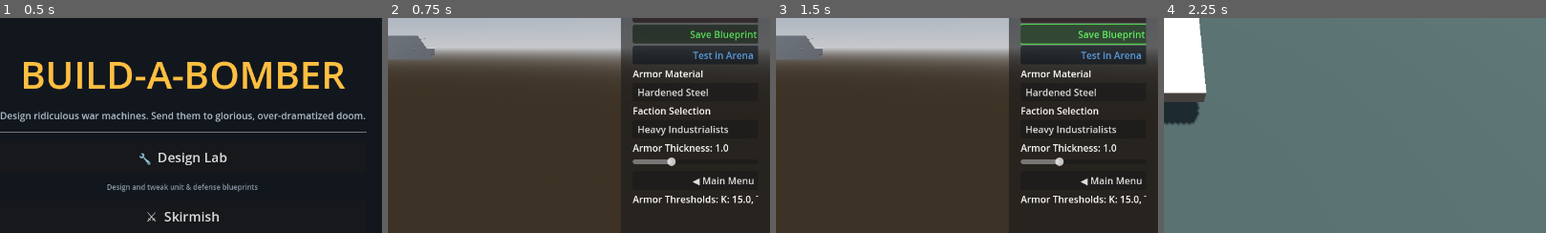
Above: before the commit, frames 1-4 (left to right).
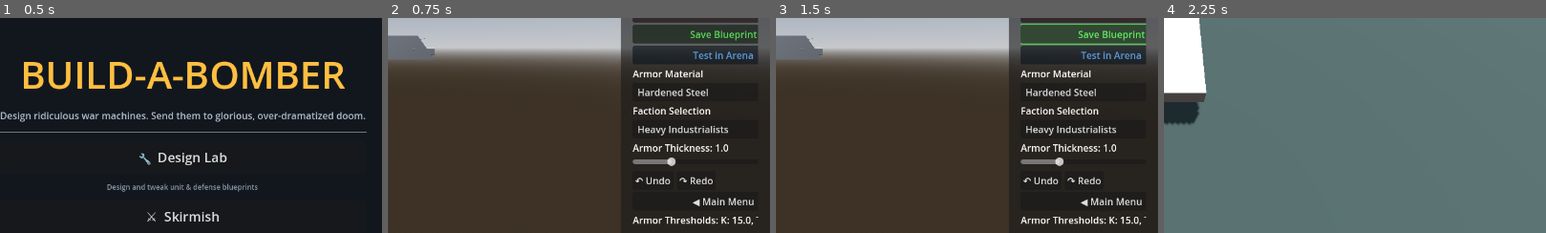
Above: after the commit, the same moments.

Repository: bobcatchris15-eng/Build-A-Bomber
Game: Godot game, scene res://scenes/MainMenu.tscn
The game is run twice, just before and just after one commit, with the same random seed, the same clock (stepped at 60 frames per second) and the same inputs.
Inputs:
- Up to frame 1 (0.5 s): no input
- Up to frame 2 (0.75 s): click "🔧 Design Lab" at 0.5 s
- Up to frame 3 (1.5 s): click "Save Blueprint" at 1.25 s
- Up to frame 4 (2.25 s): click "Test in Arena" at 2 s
The pictures show only the part of the screen within x 50-100%, y 43-93%; the shares and areas given below are measured in that part.

Frame 1 is identical in both runs. In frame 2, 1.8% of the frame differs, in the area x 64-97%, y 73-97%; in frame 3, 1.8%; in frame 4, nothing differs.

Commit message:
Monday: implement Undo/Redo (documented in Design_Lab_UI_UX.md, previously nonexistent)
- blueprint_manager.gd: extract serialize_hull() from save_blueprint() for reuse
- module_placer.gd: snapshot-based undo/redo stack, capped at 50, pushed at the
  start of each mutating action (placement/deletion/rotation/drag/tweak/armor/
  faction) so one undo = one user action
- Ctrl+Z / Ctrl+Y keybindings + Undo/Redo buttons in the stat panel UI
- new test_undo_redo() unit test + real-scene smoke-test verification with
  screenshots in progress_captures/2026-07-12/undo_redo_integration/

Diff:
--- a/prototype/run_tests.gd
+++ b/prototype/run_tests.gd
@@ -29,6 +29,7 @@
 	success = success and await test_subsystem_stripping()
 	success = success and await test_rotation_popup_and_deforms()
 	success = success and await test_locomotion_tweak_parity()
+	success = success and await test_undo_redo()
 	success = success and await test_headless_combat_simulation()
 	success = success and await test_team_targeting()
 	success = success and await test_blueprint_cost_and_rosters()
@@ -515,9 +516,11 @@
 	# never read the "size" key, so dragging the slider had zero effect on the
 	# resulting unit. "hover_engine" had no tweak UI at all. All three are fixed
 	# to respond to a continuous "size" setting like wheels/treads/rotors already did.
+	var gizmo_probe_parent = Node3D.new()
+	root.add_child(gizmo_probe_parent)
 	var gizmo_probe = Node3D.new()
 	gizmo_probe.set_script(preload("res://scripts/gizmo_3d.gd"))
-	root.add_child(gizmo_probe)
+	gizmo_probe_parent.add_child(gizmo_probe)
 
 	for type_id in ["legs", "anti_grav", "hover_engine"]:
 		var hull = StaticBody3D.new()
@@ -572,11 +575,81 @@
 		var got = gizmo_probe.get_tweak_for_axis(type_id, Vector3.RIGHT)
 		if got != expected:
 			print("  [FAIL] %s: expected gizmo x-axis to map to '%s', got '%s'" % [type_id, expected, got])
-			gizmo_probe.queue_free()
+			gizmo_probe_parent.queue_free()
 			return false
 
-	gizmo_probe.queue_free()
+	gizmo_probe_parent.queue_free()
 	print("  [PASS] Locomotion size tweaks (legs/anti_grav/hover_engine) and gizmo axis mappings verified.")
+	return true
+
+func test_undo_redo() -> bool:
+	print("Running Test Suite: Undo/Redo (Design_Lab_UI_UX.md top-bar spec, previously entirely missing)...")
+	var placer = Node3D.new()
+	placer.name = "MainLab"
+	placer.set_script(preload("res://scripts/module_placer.gd"))
+	root.add_child(placer)
+	var bm = Node.new()
+	bm.name = "BlueprintManager"
+	bm.set_script(preload("res://scripts/blueprint_manager.gd"))
+	placer.add_child(bm)
+	await process_frame
+
+	placer._place_hull_from_ui("medium_hull")
+	await process_frame
+
+	if placer.can_undo():
+		print("  [FAIL] Undo history should be empty before any mutation")
+		placer.queue_free()
+		return false
+
+	placer._place_weapon_from_ui("basic_cannon", Vector3(1.0, 0.5, 0.0), Vector3.UP)
+	await process_frame
+
+	var module_count = 0
+	for child in placer.hull.get_children():
+		if child.has_meta("module_data"):
+			module_count += 1
+	if module_count != 2: # primary + mirror
+		print("  [FAIL] Expected 2 modules (primary + mirror) after placement, got ", module_count)
+		placer.queue_free()
+		return false
+
+	if not placer.can_undo():
+		print("  [FAIL] Undo history should be populated after placing a module")
+		placer.queue_free()
+		return false
+
+	placer.undo()
+	await process_frame
+
+	module_count = 0
+	for child in placer.hull.get_children():
+		if child.has_meta("module_data"):
+			module_count += 1
+	if module_count != 0:
+		print("  [FAIL] Undo should have reverted to the pre-placement empty hull, found ", module_count, " modules")
+		placer.queue_free()
+		return false
+
+	if not placer.can_redo():
+		print("  [FAIL] Redo history should be populated after an undo")
+		placer.queue_free()
+		return false
+
+	placer.redo()
+	await process_frame
+
+	module_count = 0
+	for child in placer.hull.get_children():
+		if child.has_meta("module_data"):
+			module_count += 1
+	if module_count != 2:
+		print("  [FAIL] Redo should have restored the cannon placement, found ", module_count, " modules")
+		placer.queue_free()
+		return false
+
+	placer.queue_free()
+	print("  [PASS] Undo/Redo restores prior hull state correctly (place -> undo -> redo verified).")
 	return true
 
 # --- Skirmish mode test suites ---
--- a/prototype/scratch/mainlab_smoke.gd
+++ b/prototype/scratch/mainlab_smoke.gd
@@ -21,5 +21,31 @@
 
 	var img = get_viewport().get_texture().get_image()
 	img.save_png("res://scratch/mainlab_smoke.png")
-	print("[MAINLAB-SMOKE] Screenshot saved.")
+	print("[MAINLAB-SMOKE] Screenshot saved (with railgun + wheels).")
+
+	# Real-scene undo/redo integration check (module_placer.gd + gizmo_3d.gd's
+	# absolute "/root/MainLab" lookups only work when this node is actually
+	# named "MainLab" at scene root - the synthetic unit test can't catch that).
+	if root.has_method("undo") and root.has_method("can_undo"):
+		print("[MAINLAB-SMOKE] can_undo before undo: ", root.can_undo())
+		root.undo()
+		await get_tree().process_frame
+		var count_after_undo = 0
+		for child in root.hull.get_children():
+			if child.has_meta("module_data"):
+				count_after_undo += 1
+		print("[MAINLAB-SMOKE] Modules after 1x undo: ", count_after_undo)
+		var img2 = get_viewport().get_texture().get_image()
+		img2.save_png("res://scratch/mainlab_smoke_after_undo.png")
+
+		root.redo()
+		await get_tree().process_frame
+		var count_after_redo = 0
+		for child in root.hull.get_children():
+			if child.has_meta("module_data"):
+				count_after_redo += 1
+		print("[MAINLAB-SMOKE] Modules after redo: ", count_after_redo)
+		var img3 = get_viewport().get_texture().get_image()
+		img3.save_png("res://scratch/mainlab_smoke_after_redo.png")
+
 	get_tree().create_timer(0.3).timeout.connect(func(): get_tree().quit())
--- a/prototype/scripts/blueprint_manager.gd
+++ b/prototype/scripts/blueprint_manager.gd
@@ -1,21 +1,8 @@
 extends Node
 
-func save_blueprint() -> bool:
-	var root = get_node("/root/MainLab")
-	if root and root.get("clipping_detected") == true:
-		var ui = get_tree().get_first_node_in_group("stat_ui")
-		if ui and ui.has_node("ScrollContainer/VBoxContainer/Title"):
-			ui.get_node("ScrollContainer/VBoxContainer/Title").text = "SAVE FAILED: Clipping!"
-			get_tree().create_timer(2.5).timeout.connect(func():
-				if is_instance_valid(ui) and ui.has_node("ScrollContainer/VBoxContainer/Title"):
-					ui.get_node("ScrollContainer/VBoxContainer/Title").text = "Blueprint Stats"
-			)
-		return false
-
-	var hull = root.get_node_or_null("Hull")
+func serialize_hull(hull: Node3D) -> Dictionary:
 	if not hull:
-		print("No hull found to save.")
-		return false
+		return {}
 
 	var hull_size = Vector3(4.0, 1.0, 6.0)
 	if hull.has_meta("base_hull_size") and hull.has_meta("hull_scale"):
@@ -63,6 +50,31 @@
 				}
 			}
 			blueprint["modules"].append(mod_dict)
+
+	if hull.has_meta("blueprint_id"):
+		blueprint["id"] = hull.get_meta("blueprint_id")
+	blueprint["name"] = hull.get_meta("blueprint_name") if hull.has_meta("blueprint_name") and hull.get_meta("blueprint_name") != "" else "Untitled Design"
+
+	return blueprint
+
+func save_blueprint() -> bool:
+	var root = get_node("/root/MainLab")
+	if root and root.get("clipping_detected") == true:
+		var ui = get_tree().get_first_node_in_group("stat_ui")
+		if ui and ui.has_node("ScrollContainer/VBoxContainer/Title"):
+			ui.get_node("ScrollContainer/VBoxContainer/Title").text = "SAVE FAILED: Clipping!"
+			get_tree().create_timer(2.5).timeout.connect(func():
+				if is_instance_valid(ui) and ui.has_node("ScrollContainer/VBoxContainer/Title"):
+					ui.get_node("ScrollContainer/VBoxContainer/Title").text = "Blueprint Stats"
+			)
+		return false
+
+	var hull = root.get_node_or_null("Hull")
+	if not hull:
+		print("No hull found to save.")
+		return false
+
+	var blueprint = serialize_hull(hull)
 
 	var bp_id = ""
 	if hull.has_meta("blueprint_id"):
--- a/prototype/scripts/gizmo_3d.gd
+++ b/prototype/scripts/gizmo_3d.gd
@@ -19,6 +19,9 @@
 			child.drag_ended.connect(_on_drag_ended)
 
 func _on_drag_started():
+	var root = get_node_or_null("/root/MainLab")
+	if root and root.has_method("push_undo_snapshot"):
+		root.push_undo_snapshot()
 	if target_module:
 		if target_module.name == "Hull" and target_module.has_meta("hull_scale"):
 			start_scale = target_module.get_meta("hull_scale")
--- a/prototype/scripts/module_placer.gd
+++ b/prototype/scripts/module_placer.gd
@@ -20,6 +20,78 @@
 var drag_original_transform: Transform3D
 var drag_original_mirror_transform: Transform3D
 var drag_has_mirror: bool = false
+
+# --- Undo/Redo (Design_Lab_UI_UX.md top-bar spec) ---
+# Snapshot-based: each entry is a full serialized-hull dictionary (same shape
+# blueprint_manager.gd saves to disk), captured just before a mutation. Undo
+# restores the previous snapshot by tearing down and reconstructing the hull.
+const MAX_UNDO_HISTORY = 50
+var undo_stack: Array = []
+var redo_stack: Array = []
+
+func push_undo_snapshot():
+	if not hull:
+		return
+	var bm = get_node_or_null("BlueprintManager")
+	if not bm:
+		return
+	var snapshot = bm.serialize_hull(hull)
+	if snapshot.is_empty():
+		return
+	undo_stack.append(snapshot.duplicate(true))
+	if undo_stack.size() > MAX_UNDO_HISTORY:
+		undo_stack.pop_front()
+	redo_stack.clear()
+
+func can_undo() -> bool:
+	return undo_stack.size() > 0
+
+func can_redo() -> bool:
+	return redo_stack.size() > 0
+
+func undo():
+	if undo_stack.is_empty():
+		return
+	var bm = get_node_or_null("BlueprintManager")
+	if not bm:
+		return
+	var current = bm.serialize_hull(hull) if hull else {}
+	if not current.is_empty():
+		redo_stack.append(current.duplicate(true))
+	var snapshot = undo_stack.pop_back()
+	_reconstruct_from_snapshot(snapshot)
+	_log("Undo applied. History remaining: " + str(undo_stack.size()))
+
+func redo():
+	if redo_stack.is_empty():
+		return
+	var bm = get_node_or_null("BlueprintManager")
+	if not bm:
+		return
+	var current = bm.serialize_hull(hull) if hull else {}
+	if not current.is_empty():
+		undo_stack.append(current.duplicate(true))
+	var snapshot = redo_stack.pop_back()
+	_reconstruct_from_snapshot(snapshot)
+	_log("Redo applied. Redo remaining: " + str(redo_stack.size()))
+
+func _reconstruct_from_snapshot(snapshot: Dictionary):
+	var bm = get_node_or_null("BlueprintManager")
+	if not bm:
+		return
+	if selected_module:
+		_select_module(null)
+	if hull and is_instance_valid(hull):
+		var parent = hull.get_parent()
+		if parent:
+			parent.remove_child(hull)
+		hull.free()
+	hull = null
+	clipping_detected = false
+	hull = bm.reconstruct_vehicle(snapshot, self, true)
+	get_tree().call_group("stat_ui", "update_stats", hull)
+	get_tree().call_group("stat_ui", "sync_hull_ui", hull)
+	check_all_clipping()
 
 func _ready():
 	if has_node("Hull"):
@@ -67,6 +139,10 @@
 			delete_selected_module()
 		elif event.keycode == KEY_R:
 			rotate_selected_module()
+		elif event.keycode == KEY_Z and event.ctrl_pressed and not event.shift_pressed:
+			undo()
+		elif (event.keycode == KEY_Y and event.ctrl_pressed) or (event.keycode == KEY_Z and event.ctrl_pressed and event.shift_pressed):
+			redo()
 		elif event.keycode == KEY_ESCAPE:
 			if is_dragging_module:
 				is_dragging_module = false
@@ -148,6 +224,7 @@
 	if event is InputEventMouseMotion:
 		if drag_pending and drag_start_module and is_instance_valid(drag_start_module):
 			if event.position.distance_to(drag_start_mouse_pos) > 8:
+				push_undo_snapshot()
 				is_dragging_module = true
 				drag_pending = false
 				var old_gizmo = selected_module.get_node_or_null("Gizmo3D")
@@ -181,6 +258,7 @@
 
 func rotate_selected_module():
 	if not selected_module or selected_module == hull: return
+	push_undo_snapshot()
 
 	var yaw = selected_module.get_meta("yaw_offset", 0.0)
 	yaw += PI / 2.0
@@ -273,6 +351,10 @@
 
 func delete_selected_module():
 	if selected_module:
+		# Deleting the hull itself would leave nothing to snapshot; only guard
+		# undo history for module deletions (the common case).
+		if selected_module != hull:
+			push_undo_snapshot()
 		_log("Deleting selected module")
 		_deselect_module()
 		var is_hull = (selected_module == hull)
@@ -373,6 +455,7 @@
 }
 
 func _place_weapon_from_ui(type_id: String, pos: Vector3, normal: Vector3):
+	push_undo_snapshot()
 	var catalog_data = ModuleCatalog.get_module_data(type_id)
 	var category = catalog_data.get("category", "module")
 
--- a/prototype/scripts/stat_calculator.gd
+++ b/prototype/scripts/stat_calculator.gd
@@ -122,6 +122,8 @@
 
 	size_slider.value_changed.connect(_on_size_value_changed)
 	count_slider.value_changed.connect(_on_count_value_changed)
+	size_slider.drag_started.connect(_push_undo)
+	count_slider.drag_started.connect(_push_undo)
 
 	# Dynamically create Armor Material dropdown
 	armor_mat_label = Label.new()
@@ -161,6 +163,7 @@
 	armor_thick_slider.value = 1.0
 	$ScrollContainer/VBoxContainer.add_child(armor_thick_slider)
 	armor_thick_slider.value_changed.connect(_on_armor_thickness_changed)
+	armor_thick_slider.drag_started.connect(_push_undo)
 
 	# Create Module Tweaks container
 	module_tweaks_container = VBoxContainer.new()
@@ -221,6 +224,29 @@
 	popup_tweaks_container.add_theme_constant_override("separation", 6)
 	popup_vbox.add_child(popup_tweaks_container)
 
+	# Undo/Redo (Design_Lab_UI_UX.md top-bar spec: also bound to Ctrl+Z / Ctrl+Y)
+	var undo_redo_row = HBoxContainer.new()
+	undo_redo_row.add_theme_constant_override("separation", 6)
+	$ScrollContainer/VBoxContainer.add_child(undo_redo_row)
+
+	var undo_btn = Button.new()
+	undo_btn.text = "↶ Undo"
+	undo_btn.pressed.connect(func():
+		var root = get_node_or_null("/root/MainLab")
+		if root and root.has_method("undo"):
+			root.undo()
+	)
+	undo_redo_row.add_child(undo_btn)
+
+	var redo_btn = Button.new()
+	redo_btn.text = "↷ Redo"
+	redo_btn.pressed.connect(func():
+		var root = get_node_or_null("/root/MainLab")
+		if root and root.has_method("redo"):
+			root.redo()
+	)
+	undo_redo_row.add_child(redo_btn)
+
 	# Navigation back to the main menu
 	var menu_btn = Button.new()
 	menu_btn.text = "◀ Main Menu"
@@ -229,6 +255,11 @@
 
 	# Initial sync of armor UI
 	call_deferred("_initial_sync")
+
+func _push_undo():
+	var root = get_node_or_null("/root/MainLab")
+	if root and root.has_method("push_undo_snapshot"):
+		root.push_undo_snapshot()
 
 func _on_delete_pressed():
 	var root = get_node("/root/MainLab")
@@ -571,6 +602,7 @@
 	if not root: return
 	var hull = root.get_node_or_null("Hull")
 	if not hull: return
+	_push_undo()
 
 	var mat_name = "hardened_steel"
 	match index:
@@ -604,6 +636,7 @@
 	if not root: return
 	var hull = root.get_node_or_null("Hull")
 	if not hull: return
+	_push_undo()
 
 	var fac_name = "industrialists"
 	match index:
@@ -670,6 +703,7 @@
 			label.text = "%s: %s" % [spec.label, "ENABLED" if check.button_pressed else "DISABLED"]
 
 			check.toggled.connect(func(pressed):
+				_push_undo()
 				data.tweaks[spec.name] = pressed
 				label.text = "%s: %s" % [spec.label, "ENABLED" if pressed else "DISABLED"]
 				_on_tweak_changed()
@@ -687,6 +721,7 @@
 			else:
 				label.text = "%s: %.2fx" % [spec.label, slider.value]
 
+			slider.drag_started.connect(_push_undo)
 			slider.value_changed.connect(func(val):
 				data.tweaks[spec.name] = val
 				if spec.step == 1.0:
Not shown, changed: PROGRESS.md
Not shown, added: progress_captures/2026-07-12/undo_redo_integration/mainlab_smoke.png
Not shown, added: progress_captures/2026-07-12/undo_redo_integration/mainlab_smoke_after_redo.png
Not shown, added: progress_captures/2026-07-12/undo_redo_integration/mainlab_smoke_after_undo.png
